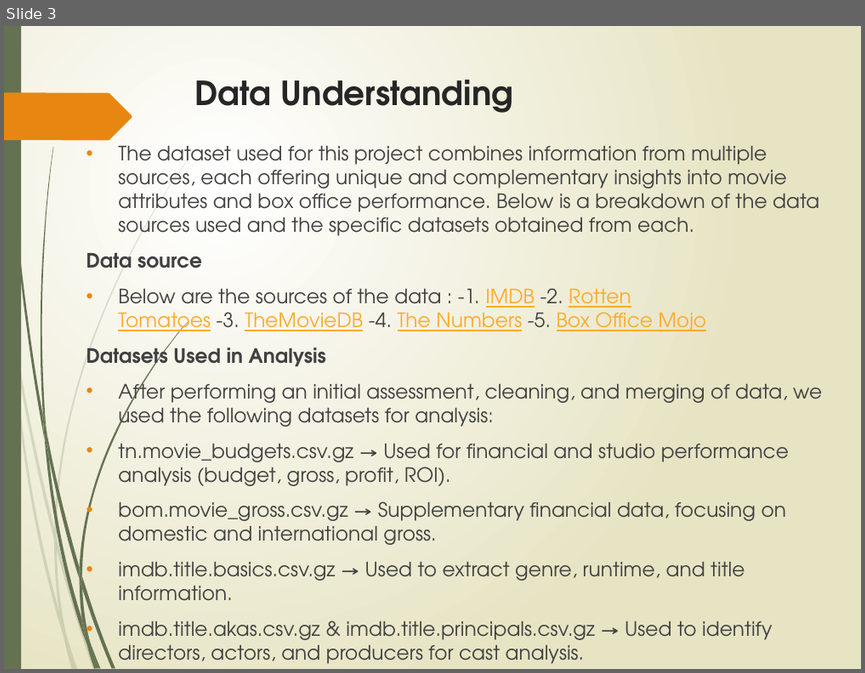
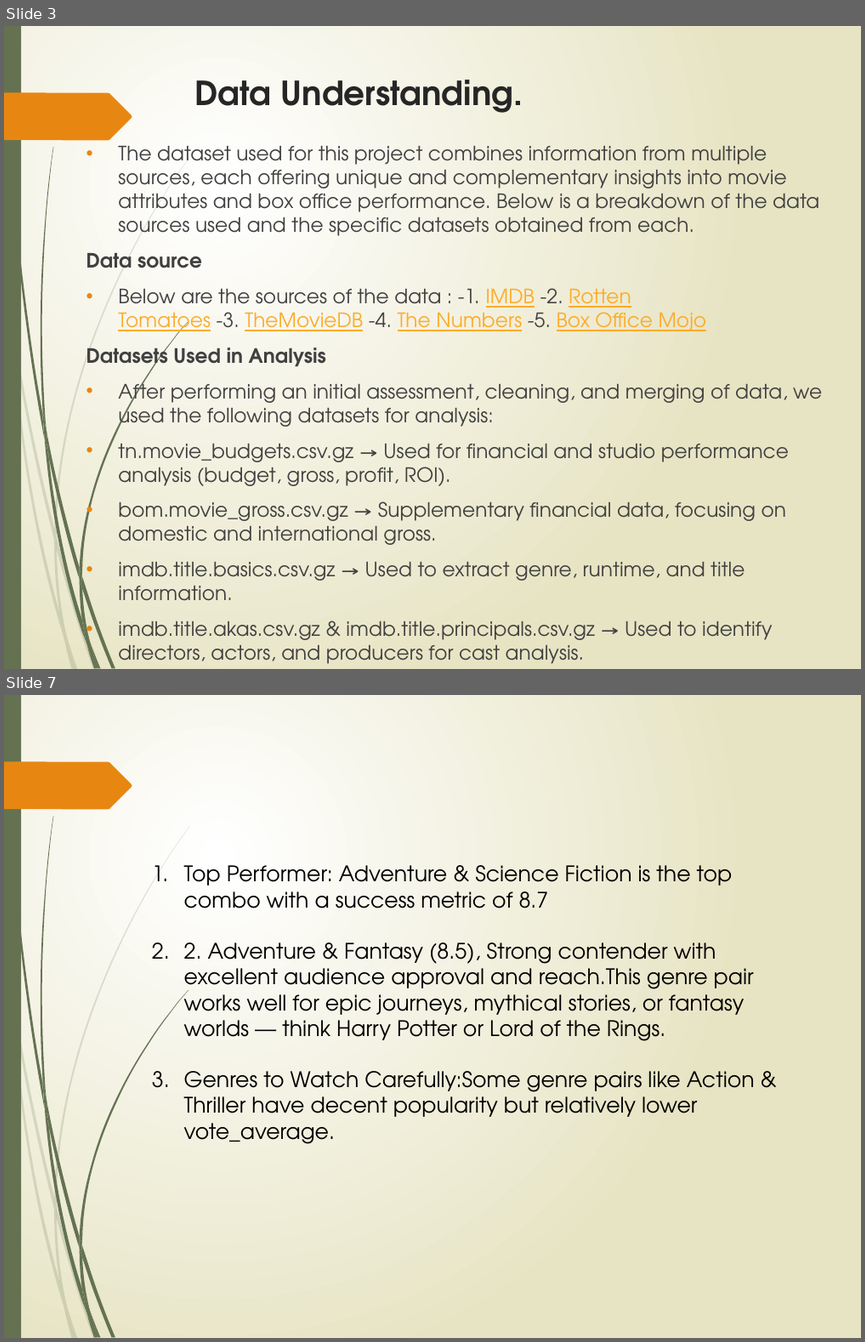
Before and after one commit to Hafsa-mohamed-Ad3n/Box-Office-Blueprint-Data-Driven-Insights-for-Microsoft-s-Movie-Studio-Launch, a slide deck: Movie_Analysis_Presentation latest copy.pptx. Shown one above the other, each under a label of ours: slide 3 before the commit, slides 3 and 7 after it; the slides between them are not shown. The pictures are 865x673 and 865x1342 pixels, drawn with LibreOffice and Linux fonts; fonts in the diff are those of the drawing. Boxes give left, top, right and bottom in pixels: in the first picture for what was removed or moved away, otherwise in the second. Text is boxed around its words. In the diff, an @@ line names an element or a change of style, - is before the commit and + after.

Commit message:
Updated copy waiting for approval

```diff
--- a/Movie_Analysis_Presentation latest copy.pptx
+++ b/Movie_Analysis_Presentation latest copy.pptx
@@ slide 7 added at [4,695,861,1338], background gradient #FFFFFF to #E8E6C4; not listed: 24 template elements that a slide beside it also shows @@
@@ text added at [184,865,755,1144], 18 pt, text #000000 @@
+1. Top Performer: Adventure & Science Fiction is the top combo with a success metric of 8.7
+2. 2. Adventure & Fantasy (8.5), Strong contender with excellent audience approval and reach.This genre pair works well for epic journeys, mythical stories, or fantasy worlds — think Harry Potter or Lord of the Rings.
+3. Genres to Watch Carefully:Some genre pairs like Action & Thriller have decent popularity but relatively lower vote_average.
@@ slide 3 changed as well @@
@@ title at [194,80,522,113]: text changed @@
-Data Understanding
+Data Understanding.
```
Also in this commit, not shown: 7 other slides changed, 11 other slides added, 2 slides removed.
